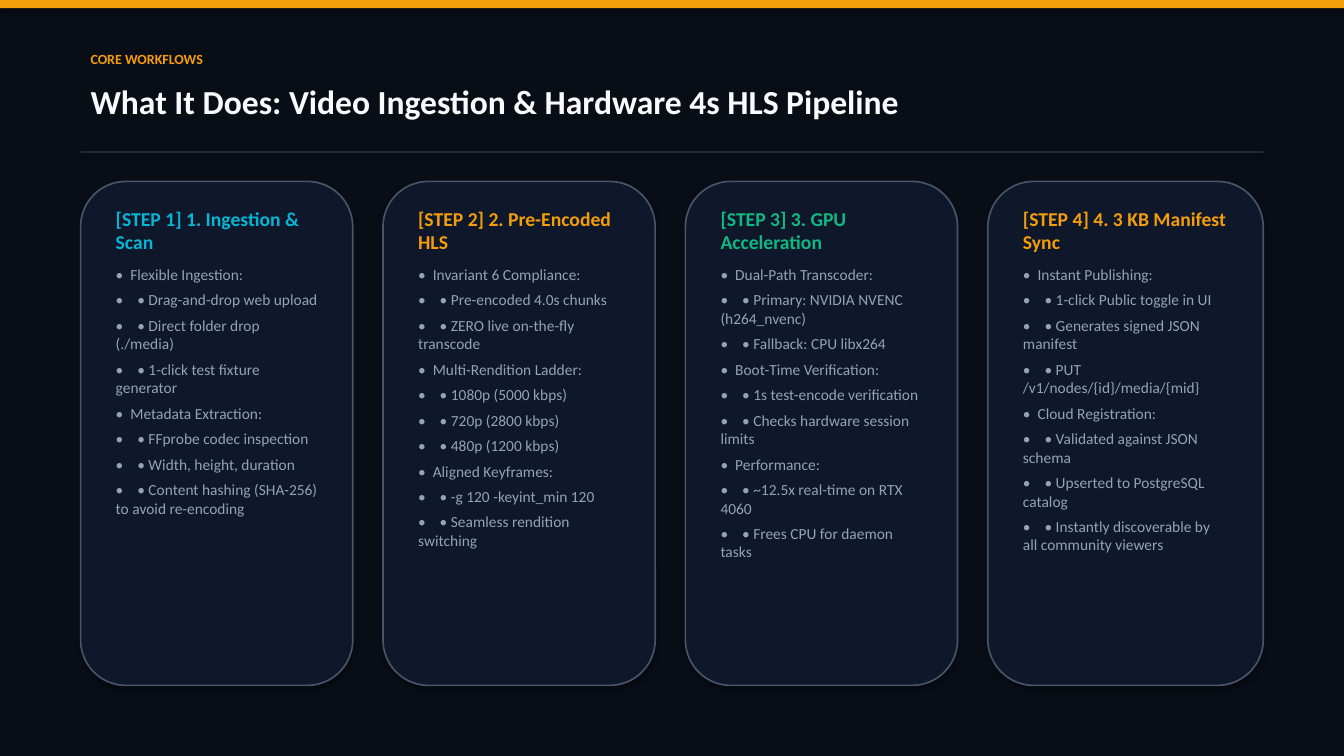
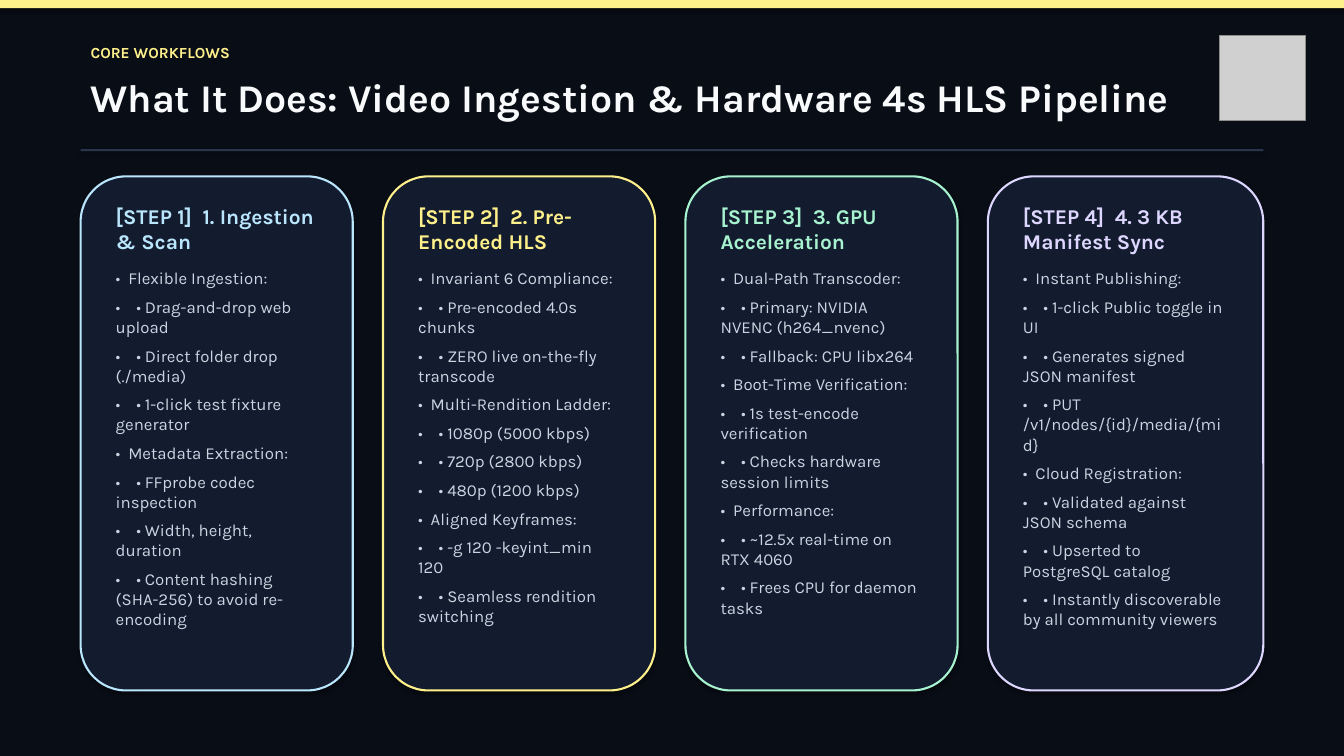
Before and after one commit to Anosh26/Custard-Fin, a slide deck: slide 6 of docs/presentation/CustardFin_Presentation.pptx. Drawn at 1344x756 pixels with LibreOffice and Linux fonts; fonts in the diff are those of the drawing; grey boxes stand for pictures. Boxes give left, top, right and bottom in pixels: in the first picture for what was removed or moved away, otherwise in the second. Text is boxed around its words. In the diff, an @@ line names an element or a change of style, - is before the commit and + after.

```diff
--- a/docs/presentation/CustardFin_Presentation.pptx
+++ b/docs/presentation/CustardFin_Presentation.pptx
@@ rectangle at (0,0,1344,8): fill #F59E0B to #FEF08A @@
@@ text "CORE WORKFLOWS": place and size @@
-text "CORE WORKFLOWS" at (91,55,203,64)
+text "CORE WORKFLOWS" at (91,48,230,58)
@@ text "CORE WORKFLOWS" at (91,48,230,58): size 10 to 11 pt, font Calibri to Karla, text colour #F59E0B to #FEF08A @@
@@ picture added at (1220,35,1306,121) @@
@@ text "What It Does: Video Ingestion ..." at (91,84,1169,122): size 24 to 28 pt, font Calibri to Karla @@
@@ rectangle at (81,149,1263,151): fill #1E293B to #28354C @@
@@ rounded rectangle: place and size @@
-rounded rectangle at (81,181,353,686)
+rounded rectangle at (81,176,353,691)
@@ rounded rectangle at (81,176,353,691): fill #0F172A to #131B2E; outline #475569 1.2 pt to #BAE6FD 1.5 pt @@
@@ rounded rectangle: place and size @@
-rounded rectangle at (383,181,655,686)
+rounded rectangle at (383,176,655,691)
@@ rounded rectangle at (383,176,655,691): fill #0F172A to #131B2E; outline #475569 1.2 pt to #FEF08A 1.5 pt @@
@@ rounded rectangle: place and size @@
-rounded rectangle at (686,181,958,686)
+rounded rectangle at (686,176,958,691)
@@ rounded rectangle at (686,176,958,691): fill #0F172A to #131B2E; outline #475569 1.2 pt to #A7F3D0 1.5 pt @@
@@ rounded rectangle: place and size @@
-rounded rectangle at (988,181,1263,686)
+rounded rectangle at (988,176,1263,691)
@@ rounded rectangle at (988,176,1263,691): fill #0F172A to #131B2E; outline #475569 1.2 pt to #DDD6FE 1.5 pt @@
@@ text "[STEP 1] 1. Ingestion & ..." at (116,207,314,629): size 14 to 15 pt, text colour #06B6D4 to #BAE6FD in "[STEP 1] 1. Ingestion & Scan"; font Calibri to Karla, size 11 to 12 pt, text colour #94A3B8 to #CBD5E1; more space between paragraphs @@
@@ text "[STEP 2] 2. Pre-Encoded HLS" at (418,207,612,626): size 14 to 15 pt, text colour #F59E0B to #FEF08A in "[STEP 2] 2. Pre-Encoded HLS"; font Calibri to Karla, size 11 to 12 pt, text colour #94A3B8 to #CBD5E1; more space between paragraphs @@
@@ text "[STEP 3] 3. GPU Acceleration" at (721,207,917,614): size 14 to 15 pt, text colour #10B981 to #A7F3D0 in "[STEP 3] 3. GPU Acceleration"; font Calibri to Karla, size 11 to 12 pt, text colour #94A3B8 to #CBD5E1; more space between paragraphs @@
@@ text "[STEP 4] 4. 3 KB ..." at (1023,207,1222,629): size 14 to 15 pt, text colour #F59E0B to #DDD6FE in "[STEP 4] 4. 3 KB Manifest Sync"; font Calibri to Karla, size 11 to 12 pt, text colour #94A3B8 to #CBD5E1; more space between paragraphs @@
```
Also in this commit, not shown: 11 other slides changed, 9 other files.
